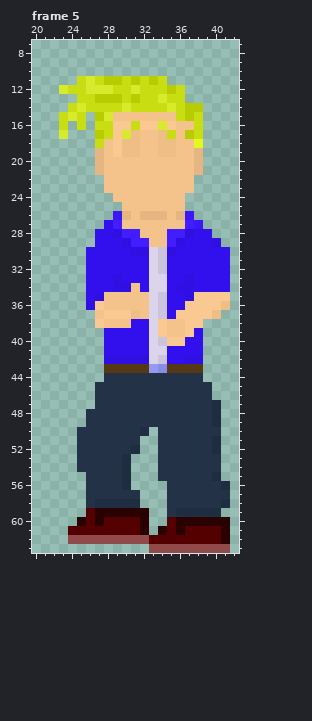
Edited in one commit: pixel-art file (Assets/art/MainCharacters/Liam/ATTEMPT3/Combat/liamPainL.aseprite). Above is the file before it was changed.
64x64 pixels, 5 frames. Pixels under 10% opacity are left out. Colours within 5 levels of each other are drawn and written as one. Shown: frame 5: x 20..42, y 7..63. The commit also changed other frames, which this record leaves out.
After the commit:
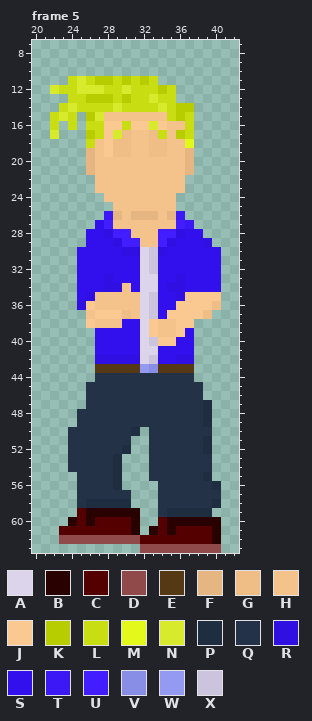
Palette (. is transparent): A #dcd4eb  B #2a0101  C #540000  D #914a4a  E #553814  F #e5b682  G #efbd86  H #f4c38b  J #fac891  K #b8cd00  L #c9dd13  M #e3f91c  N #d7eb2c  P #1e2d3f  Q #233247  R #2f0fe1  S #320fed  T #3c18f7  U #411dff  V #888de6  W #9499f1  X #ccc3dd
Changes in this commit:
--- frame 5
@@ x 20..42 @@
 10 .......................
-11 .....LNLKKLKLKL........
-12 ...NLLNNNLLNLLLKL......
-13 .....LLKKKLKLLNLL......
-14 ....LNLLLLNLLLLNLKK....
-15 ...LNL.KNHHHHHHHLKL....
-16 ...L.L.LLJJLJJNJHHL....
-17 ...N...KLJNGHHGLHKL....
-18 .......LHJGGHHGGHHM....
-19 .......FHJGGHHGGHHF....
-20 .......FHHHHHHHHHHF....
-21 .......FHHHHHHHHHHF....
-22 ........HHHHHHHHHH.....
-23 ........HHHHHHHHHH.....
-24 .........HHHHHHHH......
-25 ..........HHHHHHH......
-26 .........TFHFFFHFT.....
-27 ........SUHHHHHHHUT....
-28 .......SSRUUHHHUURSS...
-29 .......SSSRUUHHURSSSR..
-30 ......SSSSSRRAXRSSSSSS.
-31 ......SSSSSSSAXSSSSSSS.
-32 ......SSSSSSSAXSSSSSSS.
-33 ......SSSRSSSAASSRSSSS.
-34 ......SSSRRHSAASRRSSSS.
-35 ......SRHHHHHAXSSRJJJJ.
-36 ......RJHHHHHAXSSJJJJG.
-37 .......HJJJGHAXSJJJJG..
-38 .......JHHHSSAJHHJJ....
-39 ........SSSSSAJHHJS....
-40 ........SSSSSAXJJSS....
-41 ........SSSSSAASSSS....
-42 ........RRRRRAXSSRR....
-43 ........EEEEEWVEEEE....
-44 ........QQQQQQQQQQQ....
-45 .......QQQQQQQQQQQQQ...
-46 .......QQQQQQQQQQQQQ...
-47 .......QQQQQQQQQQQQQP..
-48 ......QQQQQQQQQQQQQQP..
-49 ......QQQQQQQQQQQQQQP..
-50 .....QQQQQQQP.QQQQQQQ..
-51 .....QQQQQQQ..QQQQQQP..
-52 .....QQQQQQP..QQQQQQP..
-53 .....QQQQQP...QQQQQQQ..
-54 .....QQQQQP...QQQQQQQ..
-55 ......QQQQP...QQQQQQP..
-56 ......QQQQP....QQQQQQP.
-57 ......QQQQQQ...QQQQQQQ.
-58 ......QPPPPP...QQQQQQP.
-59 ......CBBBBBB..QPPPPP..
-60 .....BCBCCCCB..CBBBBBB.
-61 ....CCCCCCCCB.BCBCCCCB.
-62 ....DDDDDDDDDCCCCCCCCB.
-63 .............DDDDDDDDD.
+11 ....LNLKKLKLKL.........
+12 ..NLLNNNLLNLLLKL.......
+13 ....LLKKKLKLLNLL.......
+14 ...LNLLLLNLLLLNLKK.....
+15 ..LNL.KNHHHHHHHLKL.....
+16 ..L.L.LLJJLJJNJHHL.....
+17 ..N...KLJNGHHGLHKL.....
+18 ......LHJGGHHGGHHM.....
+19 ......FHJGGHHGGHHF.....
+20 ......FHHHHHHHHHHF.....
+21 ......FHHHHHHHHHHF.....
+22 .......HHHHHHHHHH......
+23 .......HHHHHHHHHH......
+24 ........HHHHHHHH.......
+25 .........HHHHHHH.......
+26 ........TFHFFFHFT......
+27 .......SUHHHHHHHUT.....
+28 ......SSRUUHHHUURSS....
+29 ......SSSRUUHHURSSSR...
+30 .....SSSSSRRAXRSSSSSS..
+31 .....SSSSSSSAXSSSSSSS..
+32 .....SSSSSSSAXSSSSSSS..
+33 .....SSSRSSSAASSRSSSS..
+34 .....SSSRRHSAASRRSSSS..
+35 .....SRHHHHHAXSSRJJJJ..
+36 .....RJHHHHHAXSSJJJJG..
+37 ......HJJJGHAXSJJJJG...
+38 ......JHHHSSAJHHJJ.....
+39 .......SSSSSAJHHJS.....
+40 .......SSSSSAXJJSS.....
+41 .......SSSSSAASSSS.....
+42 .......RRRRRAXSSRR.....
+43 .......EEEEEWVEEEE.....
+44 .......QQQQQQQQQQQ.....
+45 ......QQQQQQQQQQQQQ....
+46 ......QQQQQQQQQQQQQ....
+47 ......QQQQQQQQQQQQQP...
+48 .....QQQQQQQQQQQQQQP...
+49 .....QQQQQQQQQQQQQQP...
+50 ....QQQQQQQP.QQQQQQQ...
+51 ....QQQQQQQ..QQQQQQP...
+52 ....QQQQQQP..QQQQQQP...
+53 ....QQQQQP...QQQQQQQ...
+54 ....QQQQQP...QQQQQQQ...
+55 .....QQQQP...QQQQQQP...
+56 .....QQQQP....QQQQQQP..
+57 .....QQQQQQ...QQQQQQQ..
+58 .....QPPPPP...QQQQQQP..
+59 .....CBBBBBB..QPPPPP...
+60 ....BCBCCCCB..CBBBBBB..
+61 ...CCCCCCCCB.BCBCCCCB..
+62 ...DDDDDDDDDCCCCCCCCB..
+63 ............DDDDDDDDD..
Pixel boxes of the changes (left, top, right, bottom) in both pictures:
changed: (50, 76, 230, 553)
